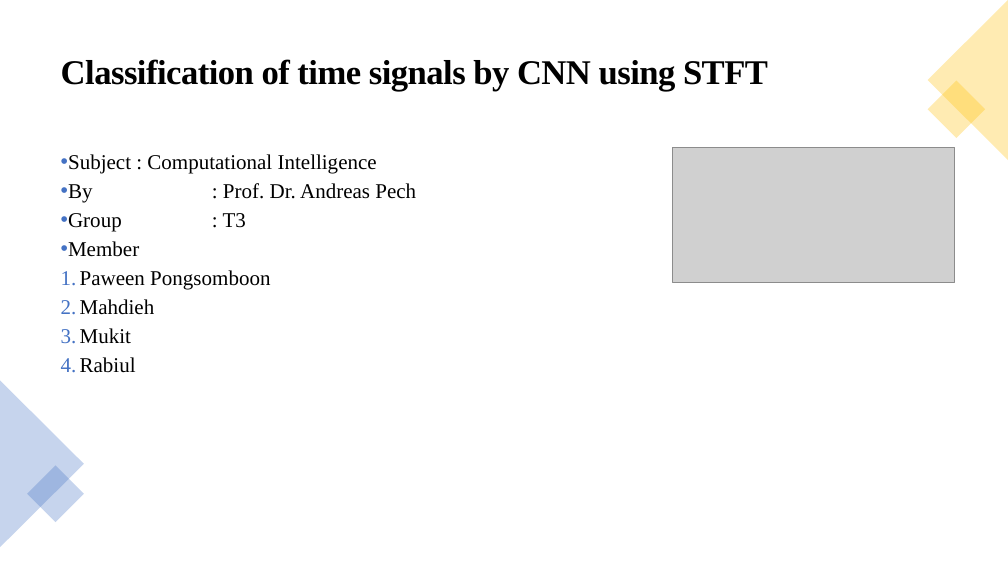
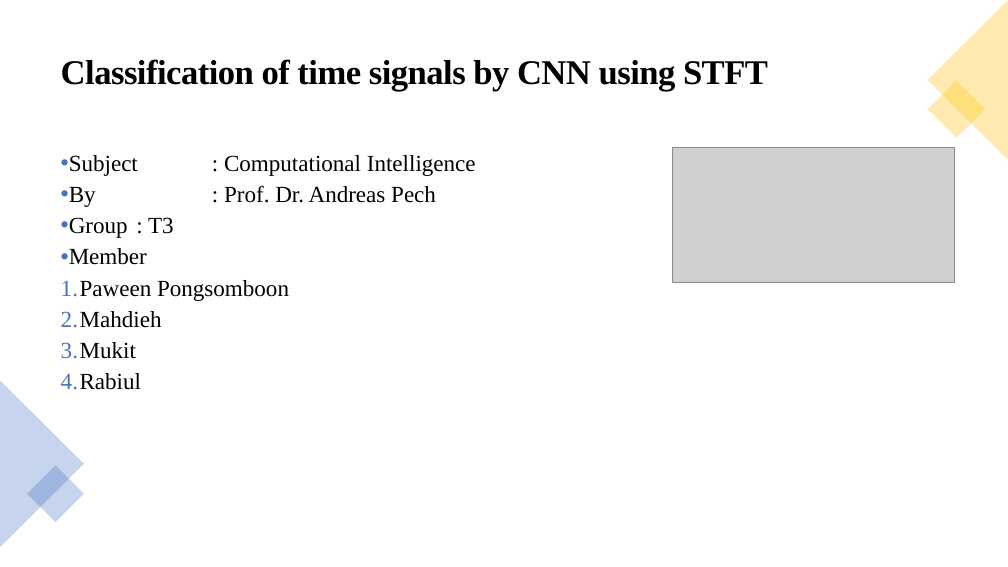
Before and after one commit to paweenp/Classification-of-time-signals-by-CNN-using-STFT, a slide deck: slide 1 of Presentation/Classification-of-time-signals-by-CNN-using-STFT.pptx. Drawn at 1008x567 pixels with LibreOffice and Linux fonts; fonts in the diff are those of the drawing; grey boxes stand for pictures. Boxes give left, top, right and bottom in pixels: in the first picture for what was removed or moved away, otherwise in the second. Text is boxed around its words. In the diff, an @@ line names an element or a change of style, - is before the commit and + after.

```diff
--- a/Presentation/Classification-of-time-signals-by-CNN-using-STFT.pptx
+++ b/Presentation/Classification-of-time-signals-by-CNN-using-STFT.pptx
@@ text "Subject : Computational Intelligence" at box(61, 155, 476, 390): size 20 to 22 pt @@
```
Also in this commit, not shown: 6 other slides changed.
